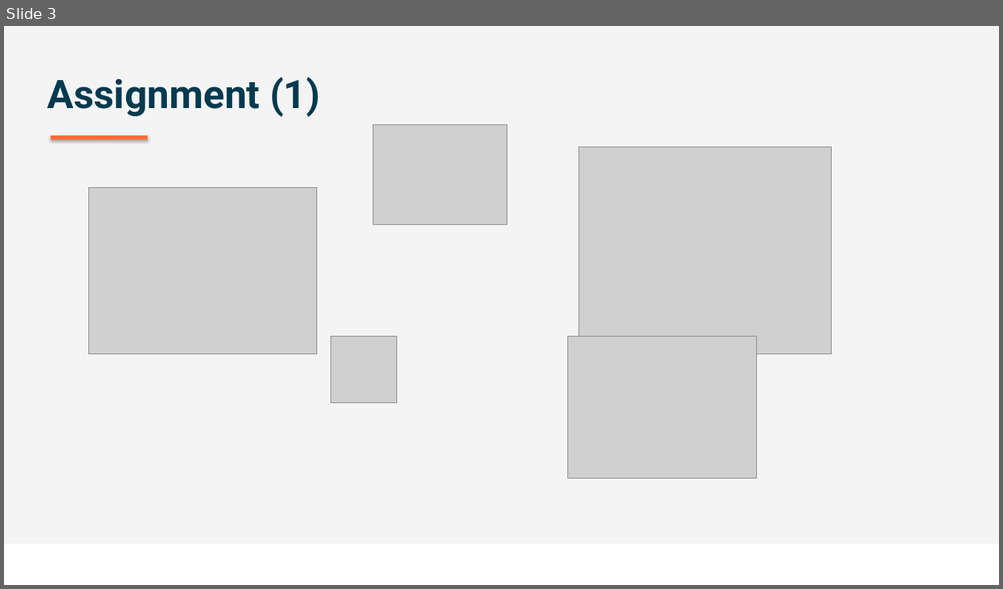
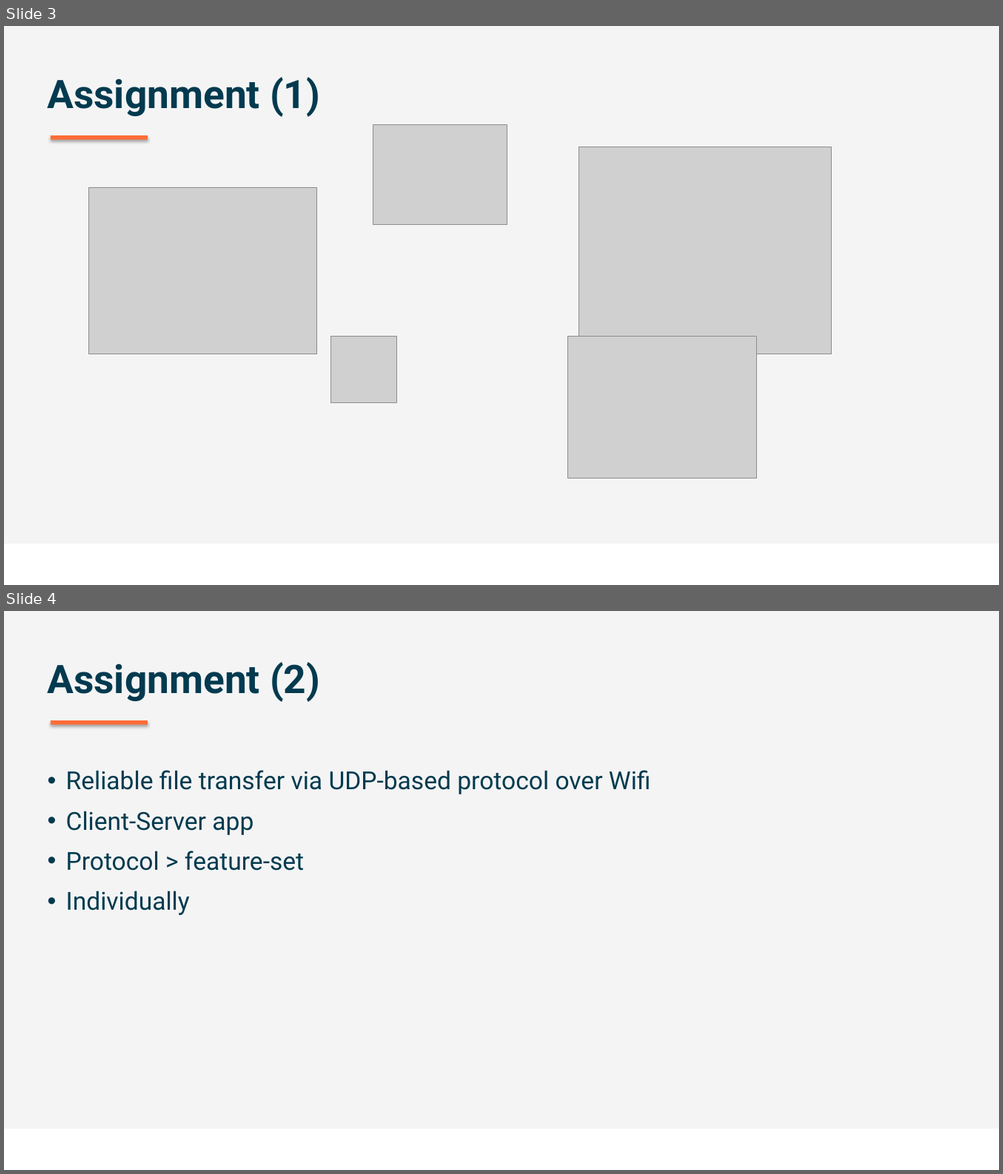
Before and after one commit to NielsW1/nu-module-2, a slide deck: presentation/assignment.pptx. Shown one above the other, each under a label of ours: slide 3 before the commit, slides 3 and 4 after it. The pictures are 1003x589 and 1003x1174 pixels, drawn with LibreOffice and Linux fonts; fonts in the diff are those of the drawing; grey boxes stand for pictures; background and template pictures are left out. Boxes give left, top, right and bottom in pixels: in the first picture for what was removed or moved away, otherwise in the second. Text is boxed around its words. In the diff, an @@ line names an element or a change of style, - is before the commit and + after.

```diff
--- a/presentation/assignment.pptx
+++ b/presentation/assignment.pptx
@@ slide 4 added at bbox=[4, 611, 999, 1170], background #F4F4F4; not listed: 2 template elements that a slide beside it also shows @@
@@ text added at bbox=[47, 662, 320, 702], 38 pt, text #023A4F, bold @@
+Assignment (2)
@@ text added at bbox=[66, 770, 651, 915], 24 pt, text #023A4F @@
+• Reliable file transfer via UDP-based protocol over Wifi
+• Client-Server app
+• Protocol > feature-set
+• Individually
```
Also in this commit, not shown: 2 slides changed.
